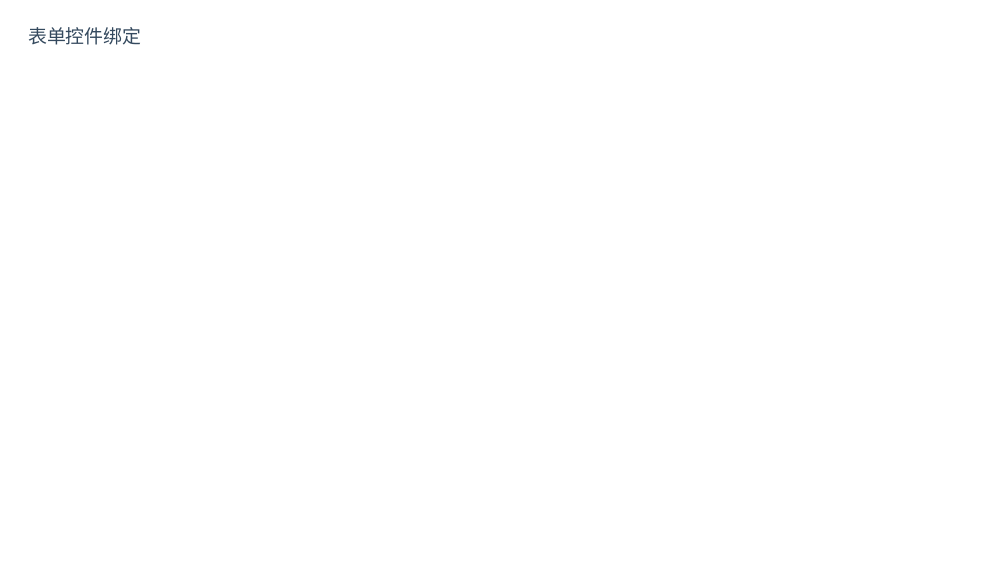
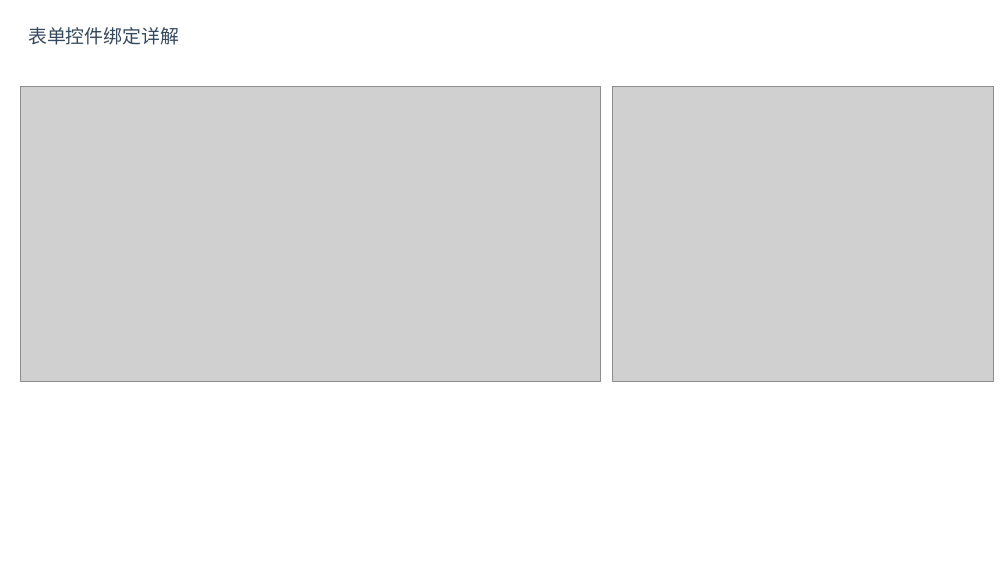
Before and after one commit to BinMarshall/studing, a slide deck: slide 20 of Vue/vue.pptx (slide 14 before the commit). Drawn at 1008x567 pixels with LibreOffice and Linux fonts; fonts in the diff are those of the drawing; grey boxes stand for pictures. Boxes give left, top, right and bottom in pixels: in the first picture for what was removed or moved away, otherwise in the second. Text is boxed around its words. In the diff, an @@ line names an element or a change of style, - is before the commit and + after.

```diff
--- a/Vue/vue.pptx
+++ b/Vue/vue.pptx
@@ text at bbox=[28, 27, 179, 45]: text changed @@
-表单控件绑定
+表单控件绑定详解
@@ picture added at bbox=[20, 86, 600, 381] @@
@@ picture added at bbox=[613, 86, 994, 382] @@
```
Also in this commit, not shown: 2 other slides changed, 7 slides added, 1 slide removed.
